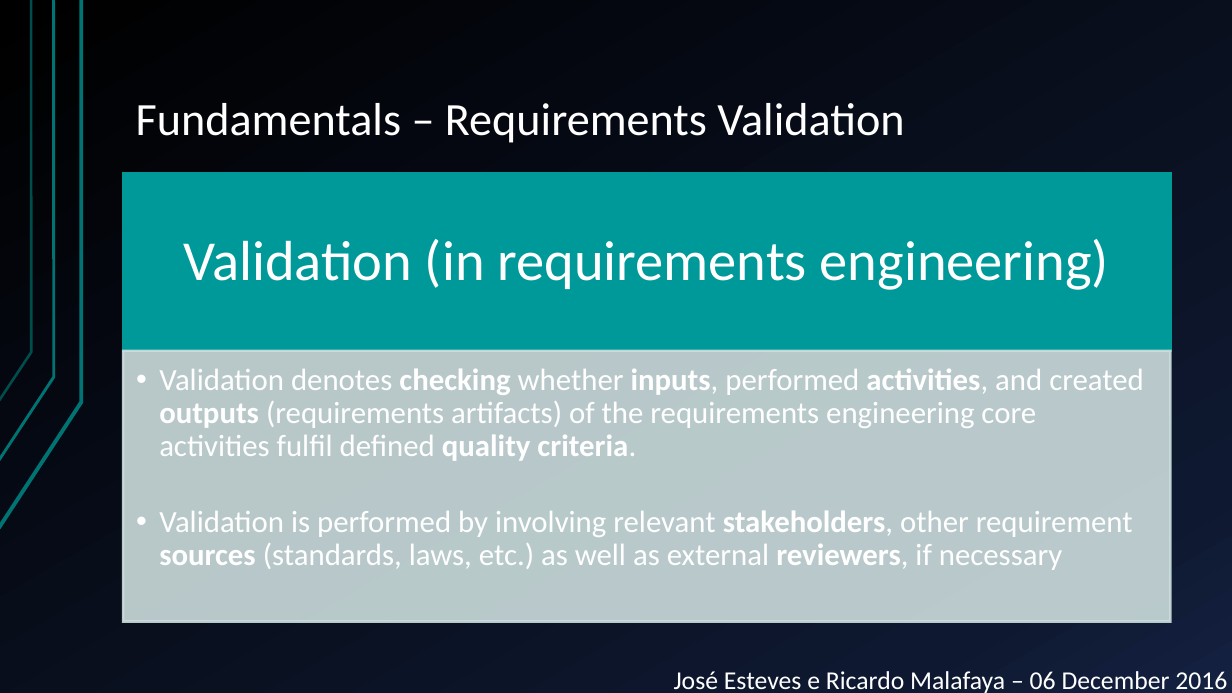
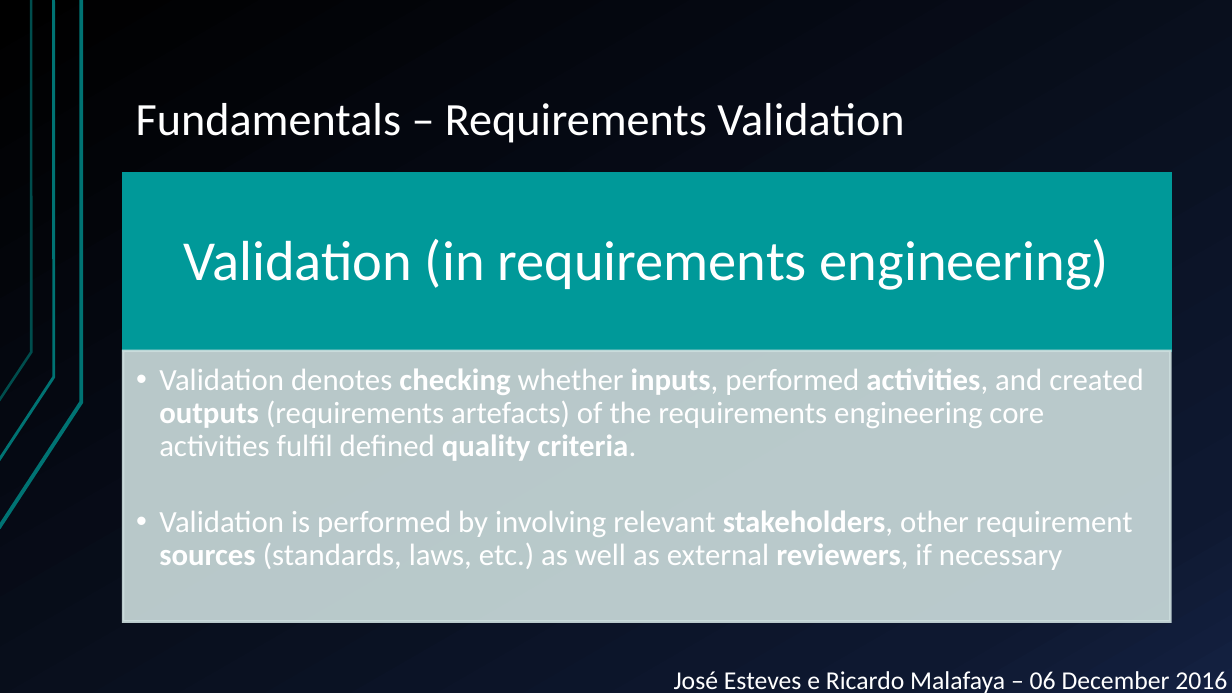
Before and after one commit to Malafas/FEUP-MESW-ERMS-Validation, a slide deck: slide 3 of Presentation.pptx. Drawn at 1232x693 pixels with LibreOffice and Linux fonts; fonts in the diff are those of the drawing. Boxes give left, top, right and bottom in pixels: in the first picture for what was removed or moved away, otherwise in the second. Text is boxed around its words. In the diff, an @@ line names an element or a change of style, - is before the commit and + after.

```diff
--- a/Presentation.pptx
+++ b/Presentation.pptx
@@ text at <box>159,368,1144,461</box>: text changed @@
-  • Validation denotes checking whether inputs, performed activities, and created outputs (requirements artifacts) of the requirements engineering core activities fulﬁl deﬁned quality criteria.
+  •• Validation denotes checking whether inputs, performed activities, and created outputs (requirements artefacts) of the requirements engineering core activities fulﬁl deﬁned quality criteria.
```
Also in this commit, not shown: 15 other slides changed, 1 slide added, 1 slide removed, 1 other file.
